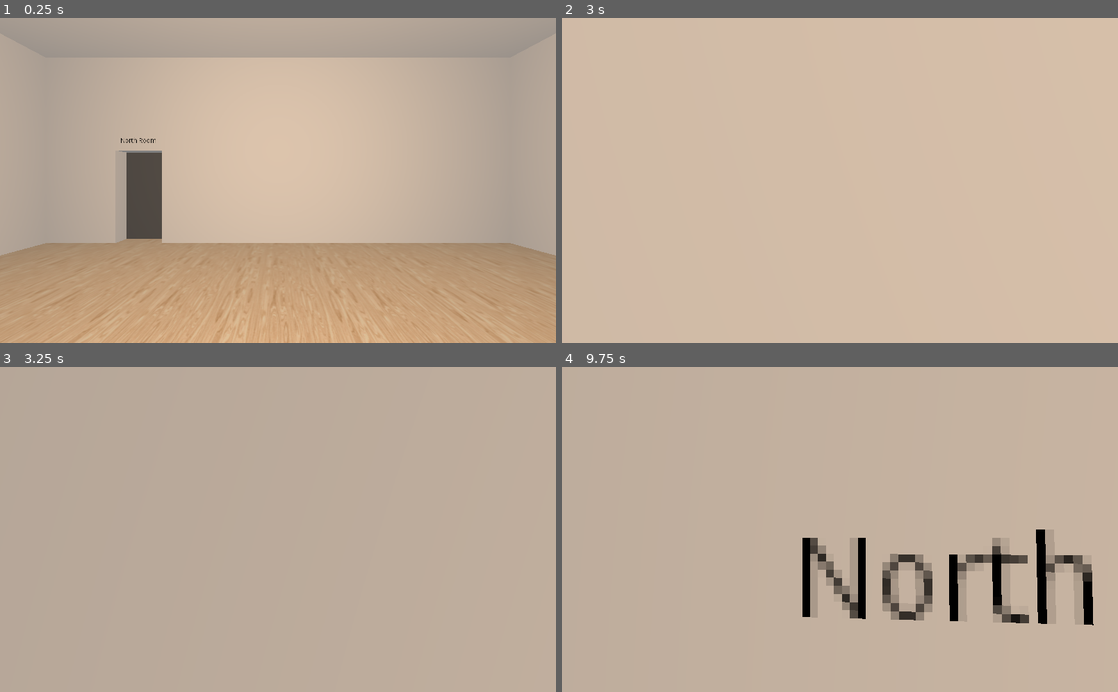
Above: before the commit, frames 1-4 (two rows, left to right).
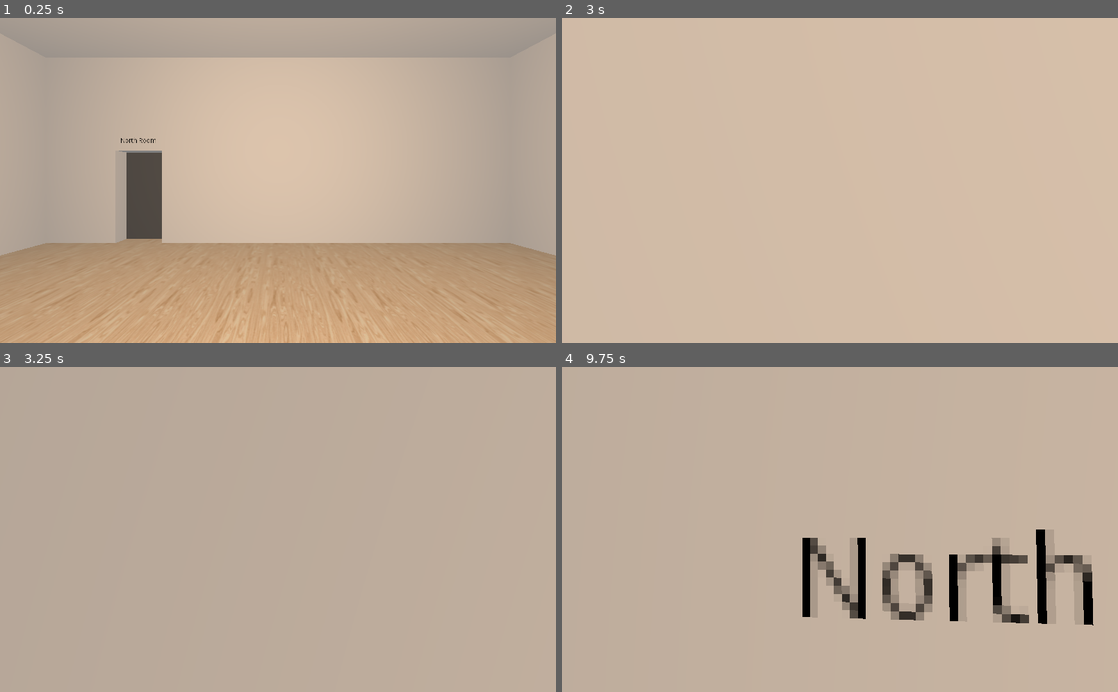
Above: after the commit, the same moments.

Repository: m4ym4y/museum-of-all-things
Game: Godot game, scene res://Main.tscn
Same seed, same stepped clock (60 frames per second), same inputs: the game is played once before the commit and once after it.
Inputs (mouse positions are in pixels of both pictures, inside the frame that each line leads up to):
- Up to frame 1 (0.25 s): no input
- Up to frame 2 (3 s): tap Enter at 0.5, 2.75 s; move the mouse to (834, 187) at 0.52 s; press the mouse at (834, 187) at 0.53 s; hold W (move_forward) 0.53-2.78 s; tap Space (jump) at 0.77, 1.52, 2 s; move the mouse to (878, 183) at 1.27 s; release the mouse at (878, 183) at 1.28 s; tap Ctrl (crouch) at 1.35 s; move the mouse to (795, 177) at 2.02 s; hold E (interact) 2.03-2.78 s; move the mouse to (845, 180) at 2.77 s; hold A (strafe_left) from 2.78 s (still down); click (845, 180) at 2.85 s
- Up to frame 3 (3.25 s): keep holding A (strafe_left); tap Space (jump) at 3.02 s
- Up to frame 4 (9.75 s): tap Space (jump) at 3.5, 3.77, 4.52, 5, 6.02, 6.77, 7.52, 9.02 s; move the mouse to (817, 523) at 3.52 s; release A (strafe_left) at 3.53 s; hold Ctrl (crouch) 3.53-4.28 s; hold W (move_forward) 3.53-5.78 s; tap Enter at 4.25 s; move the mouse to (867, 529) at 4.27 s; tap E (interact) at 4.35, 8.85 s; move the mouse to (812, 529) at 5.02 s; press the mouse at (812, 529) at 5.03 s; move the mouse to (851, 523) at 5.77 s; release the mouse at (851, 523) at 5.78 s; hold Right (strafe_right) 5.78-6.53 s; tap Ctrl (crouch) at 5.85 s; move the mouse to (834, 536) at 6.52 s; hold E (interact) 6.53-7.28 s; hold W (move_forward) 6.53-8.78 s; move the mouse to (878, 532) at 7.27 s; click (878, 532) at 7.35 s; move the mouse to (795, 526) at 8.02 s; hold Ctrl (crouch) 8.03-8.78 s; move the mouse to (845, 529) at 8.77 s; hold A (strafe_left) 8.78-9.53 s; move the mouse to (817, 523) at 9.52 s; press the mouse at (817, 523) at 9.53 s; hold W (move_forward) from 9.53 s (still down)

Frames 1-3 are identical in both runs. In frame 4, less than 0.1% of the frame differs, in the area x 44-96%, y 52-80%.

Commit message:
create room layout purely from map

Diff:
--- a/Main.gd
+++ b/Main.gd
@@ -17,78 +17,143 @@
 	"EastWall": "WestWall"
 }
 
+var ROOM_LIST = {}
+var ROOM_MAP = {
+	name = "Central Room",
+	width = 10,
+	length = 10,
+	height = 4,
+	doors = [
+		{
+			wall = "NorthWall",
+			left = 2,
+			width = 1,
+			height = 2,
+			room = {
+				name = "North Room",
+				width = 20,
+				length = 20,
+				height = 4,
+				doors = [
+					{
+						wall = "WestWall",
+						left = 5,
+						width = 1,
+						height = 2,
+						room = {
+							name = "North-West Room",
+							width = 10,
+							length = 20,
+							height = 6,
+							doors = []
+						}
+					}
+				]
+			}
+		},
+		{
+			wall = "SouthWall",
+			left = 2,
+			width = 1,
+			height = 2,
+			room = {
+				name = "South Room",
+				width = 40,
+				length = 16,
+				height = 4,
+				doors = []
+			}
+		},
+		{
+			wall = "WestWall",
+			left = 2,
+			width = 1,
+			height = 2,
+			room = {
+				name = "West Room",
+				width = 20,
+				length = 10,
+				height = 4,
+				doors = []
+			}
+		},
+		{
+			wall = "EastWall",
+			left = 2,
+			width = 1,
+			height = 2,
+			room = {
+				name = "East Room",
+				width = 12,
+				length = 10,
+				height = 6,
+				doors = []
+			}
+		}
+	]
+}
+
+func create_room_from_map (room_spec):
+	if ROOM_LIST.has(room_spec.name):
+		return ROOM_LIST[room_spec.name]
+
+	var room = room_scene.instance()
+	room.init(room_spec.width, room_spec.length, room_spec.height, room_spec.name)
+
+	for door_spec in room_spec.doors:
+		var door = room.get_node(door_spec.wall).add_door(
+			door_spec.left, door_spec.width, door_spec.height, door_spec.room.name, true)
+
+		door.get_node("DoorBody").connect("try_to_open", self, "_on_Door_try_to_open",
+			[room_spec, door_spec, room])
+
+	ROOM_LIST[room_spec.name] = room
+	return room
+
 # Called when the node enters the scene tree for the first time.
 func _ready():
 	Input.set_mouse_mode(Input.MOUSE_MODE_CAPTURED)
 
-	var start_room = room_scene.instance()
-	var north_room = room_scene.instance()
-	var south_room = room_scene.instance()
-	var west_room = room_scene.instance()
-	var east_room = room_scene.instance()
-	var north_west_room = room_scene.instance()
+	var start_room = create_room_from_map(ROOM_MAP)
+	add_child(start_room)
 
-	start_room.init(10, 10, 4, "Central Room")
-	north_room.init(20, 20, 4, "North Room")
-	south_room.init(40, 16, 4, "South Room")
-	west_room.init(20, 10, 4, "West Room")
-	east_room.init(12, 10, 6, "East Room")
-	north_west_room.init(10, 20, 6, "North-West Room")
-
-	attach_room(start_room, north_room, "NorthWall", 2, 1, 2)
-	attach_room(start_room, south_room, "SouthWall", 2, 1, 2)
-	attach_room(start_room, west_room, "WestWall", 5, 1, 2)
-	attach_room(start_room, east_room, "EastWall", 5, 1, 2)
-	attach_room(north_room, north_west_room, "WestWall", 5, 1, 2)
-
-	add_child(start_room)
-	#add_child(north_room)
-	#add_child(south_room)
-	#add_child(west_room)
-	#add_child(east_room)
-	#add_child(north_west_room)
-
-func _on_Door_try_to_open (doorBody, room1, room2, room1_wall_name, door_left, door_width, door_height):
+func _on_Door_try_to_open (door_body, room1_spec, door_spec, room1):
 	print('open door handler')
 
-	var room2_wall = room2.get_node(OPPOSING_WALL_MAP[room1_wall_name])
-	room2_wall.add_door(room2_wall.wall_width / 2.0, door_width, door_height, room1.room_name, false)
+	var room2 = create_room_from_map(door_spec.room)
+	var room2_wall = room2.get_node(OPPOSING_WALL_MAP[door_spec.wall])
+	room2_wall.add_door(room2_wall.wall_width / 2.0,
+			door_spec.width, door_spec.height, room1_spec.name, false)
 
 	var room2_offset
-	if room1_wall_name == "NorthWall":
+	if door_spec.wall == "NorthWall":
 		room2_offset = Vector3(
-			door_left - room1.room_width / 2.0,
+			door_spec.left - room1_spec.width / 2.0,
 			0,
-			-room2.room_length / 2.0 - room1.room_length / 2.0 - 2 * THICKNESS
+			-room2.room_length / 2.0 - room1_spec.length / 2.0 - 2 * THICKNESS
 		)
-	elif room1_wall_name == "SouthWall":
+	elif door_spec.wall == "SouthWall":
 		room2_offset = Vector3(
-			door_left - room1.room_width / 2.0,
+			door_spec.left - room1_spec.width / 2.0,
 			0,
-			room2.room_length / 2.0 + room1.room_length / 2.0 + 2 * THICKNESS
+			room2.room_length / 2.0 + room1_spec.length / 2.0 + 2 * THICKNESS
 		)
-	elif room1_wall_name == "WestWall":
+	elif door_spec.wall == "WestWall":
 		room2_offset = Vector3(
-			-room2.room_width / 2.0 - room1.room_width / 2.0 - 2 * THICKNESS,
+			-room2.room_width / 2.0 - room1_spec.width / 2.0 - 2 * THICKNESS,
 			0,
-			door_left - room1.room_length / 2.0
+			door_spec.left - room1_spec.length / 2.0
 		)
 	else: # EastWall
 		room2_offset = Vector3(
-			room2.room_width / 2.0 + room1.room_width / 2.0 + 2 * THICKNESS,
+			room2.room_width / 2.0 + room1_spec.width / 2.0 + 2 * THICKNESS,
 			0,
-			door_left - room1.room_length / 2.0
+			door_spec.left - room1_spec.length / 2.0
 		)
 
 	room2.set_translation(room1.get_translation() + room2_offset)
 	add_child(room2)
-	doorBody.open()
-
-func attach_room (room1, room2, room1_wall_name, door_left, door_width, door_height):
-	var door = room1.get_node(room1_wall_name).add_door(door_left, door_width, door_height, room2.room_name, true)
-
-	door.get_node("DoorBody").connect("try_to_open", self, "_on_Door_try_to_open",
-		[room1, room2, room1_wall_name, door_left, door_width, door_height])
+	door_body.open()
 
 func _input(event):
 	if event.is_action_pressed("ui_cancel"):
